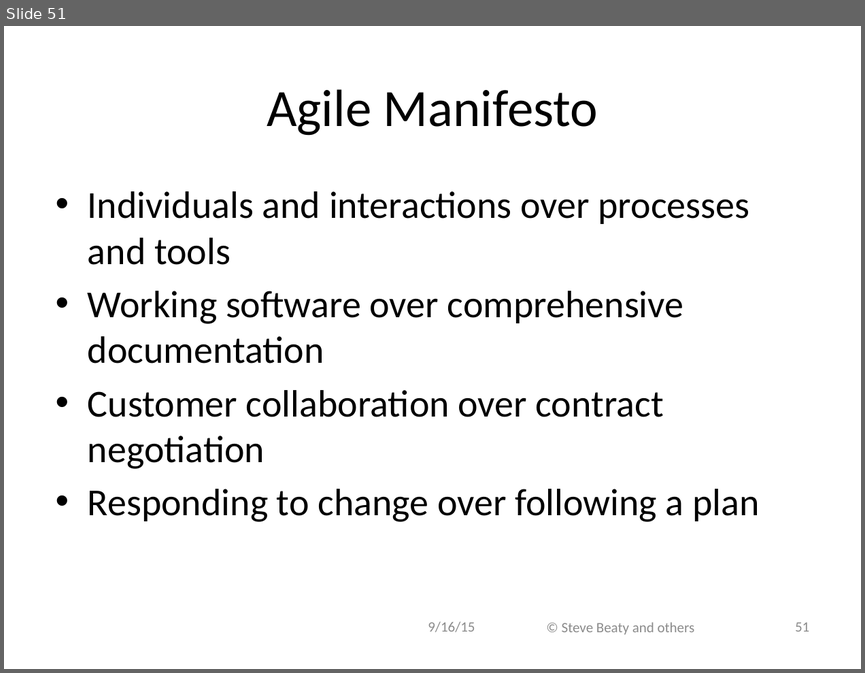
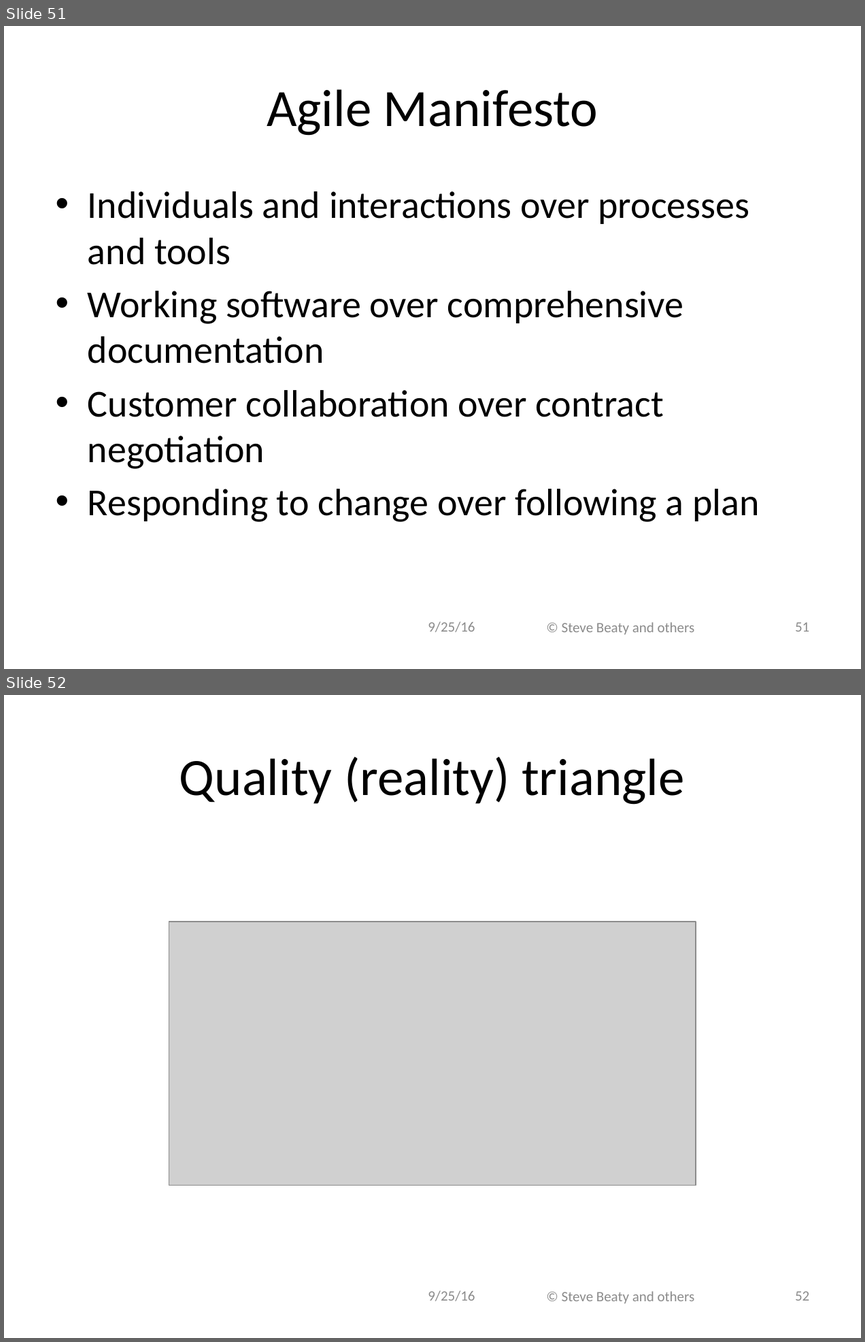
Before and after one commit to ivogeorg/cs1030, a slide deck: slides-steve/Chapter 08.pptx. Shown one above the other, each under a label of ours: slide 51 before the commit, slides 51 and 52 after it. The pictures are 865x673 and 865x1342 pixels, drawn with LibreOffice and Linux fonts; fonts in the diff are those of the drawing; grey boxes stand for pictures; background and template pictures are left out. Boxes give left, top, right and bottom in pixels: in the first picture for what was removed or moved away, otherwise in the second. Text is boxed around its words. In the diff, an @@ line names an element or a change of style, - is before the commit and + after.

```diff
--- a/slides-steve/Chapter 08.pptx
+++ b/slides-steve/Chapter 08.pptx
@@ slide 52 added at (x1=4, y1=695, x2=861, y2=1338), background #FFFFFF @@
@@ title added at (x1=179, y1=757, x2=685, y2=804), 44 pt, text #000000 @@
+Quality (reality) triangle
@@ picture added at (x1=169, y1=921, x2=696, y2=1184) @@
@@ text added at (x1=428, y1=1290, x2=475, y2=1301), 12 pt, text #8C8C8C @@
+9/25/16
@@ text added at (x1=562, y1=1291, x2=695, y2=1304), 12 pt, text #8C8C8C @@
+© Steve Beaty and others
@@ page number added at (x1=795, y1=1291, x2=809, y2=1300), 12 pt, text #8C8C8C @@
+52
@@ slide 51 changed as well @@
@@ text at (x1=428, y1=621, x2=475, y2=632): text changed @@
-9/16/15
+9/25/16
```
Also in this commit, not shown: 62 other slides changed, 1 other file.
